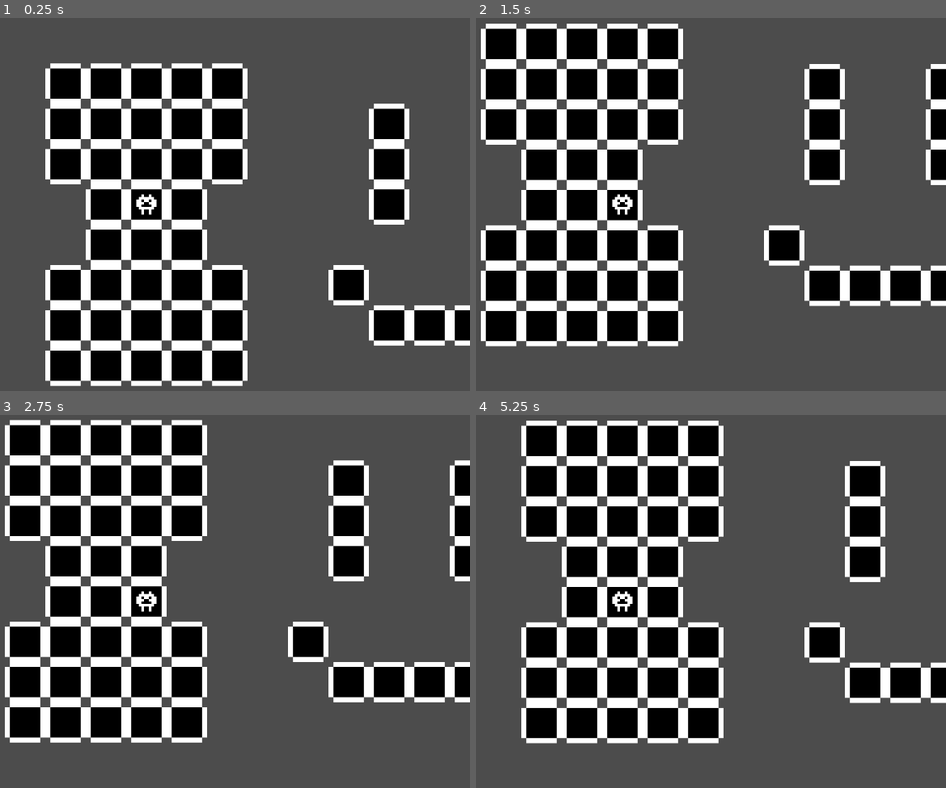
Above: before the commit, frames 1-4 (two rows, left to right).
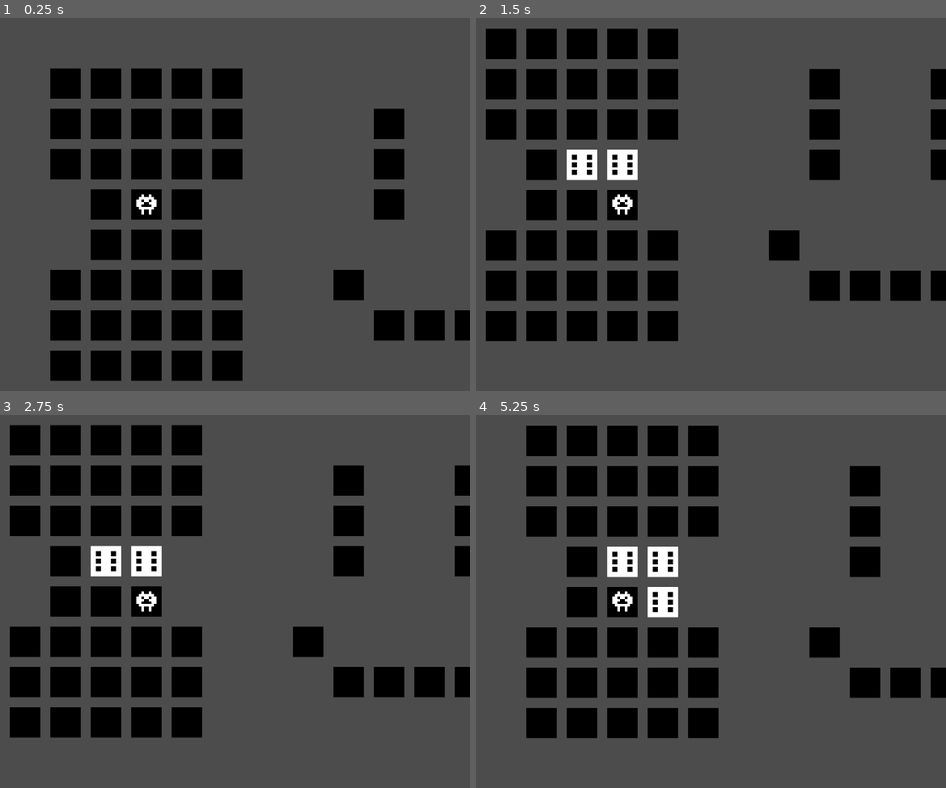
Above: after the commit, the same moments.

Repository: jservant/BoxesGD
Game: Godot game, scene res://proto.tscn
Same seed, same stepped clock (60 frames per second), same inputs: the game is played once before the commit and once after it.
Inputs:
- Up to frame 1 (0.25 s): no input
- Up to frame 2 (1.5 s): tap Enter at 0.5 s; hold D (right) 0.53-1.28 s; tap Space at 1.25 s; hold S (down) from 1.28 s (still down)
- Up to frame 3 (2.75 s): tap Enter at 2 s; release S (down) at 2.03 s; hold D (right) from 2.03 s (still down)
- Up to frame 4 (5.25 s): tap Space at 2.75, 4.25 s; release D (right) at 2.78 s; hold W (up) 2.78-3.53 s; tap Enter at 3.5 s; hold A (left) 3.53-5.03 s; hold S (down) from 5.03 s (still down)

The runs differ from the first frame. In frame 1, 16% of the frame differs, in the area x 9-100%, y 12-99%; in frame 2, 18%, in the area x 1-100%, y 1-89%; in frame 3, 18%; in frame 4, 18%.
Error after the commit: Parse Error: Too few arguments for "set_cell()" call. Expected at least 3. (res://TileMap.gd:4)

Commit message:
Tile burning in progress
Game doesn't work but I have a headache so I'll do this in a bit

Diff:
--- a/Player.gd
+++ b/Player.gd
@@ -5,28 +5,29 @@
 
 """
 TODO:
-	- Fix bump function
-	- Find a way to make walls work. Try to avoid obstacles like the tutorial and instead do a ray cast
-	or something to bump like in the original
+	- Implement tile burning
+	- Make burning work by decreasing the tile value every time the player moves.
 	- Make tweening/animation work the way you want it (polish)
 """
 
 func _process(_delta): #update
 
-	global_position = lerp(global_position, iPos, _delta * 20)
+	global_position = lerp(global_position, iPos, _delta * 20) # movement lerp
 
 	if Input.is_action_just_pressed("down"):
-		check_then_move(iPos.x, iPos.y + 64)
+		check_then_move(Grid.world_to_map(iPos), iPos.x, iPos.y + 64)
 	if Input.is_action_just_pressed("up"):
-		check_then_move(iPos.x, iPos.y - 64)
+		check_then_move(Grid.world_to_map(iPos), iPos.x, iPos.y - 64)
 	if Input.is_action_just_pressed("right"):
-		check_then_move(iPos.x + 64, iPos.y)
+		check_then_move(Grid.world_to_map(iPos), iPos.x + 64, iPos.y)
 	if Input.is_action_just_pressed("left"):
-		check_then_move(iPos.x - 64, iPos.y)
+		check_then_move(Grid.world_to_map(iPos), iPos.x - 64, iPos.y)
 
-func check_then_move(cx, cy):
-	var gridPos = Grid.world_to_map(Vector2(cx, cy))
-	print("gridPos: ", gridPos)
-	print("Tilemap value: ", Grid.get_cellv(gridPos))
-	if Grid.get_cellv(gridPos) != -1:
+func check_then_move(gridPos, cx, cy):
+	var newGridPos = Grid.world_to_map(Vector2(cx, cy))
+	print("newGridPos: ", newGridPos)
+	print("old GridPos: ", gridPos)
+	print("Tilemap value: ", Grid.get_cellv(newGridPos))
+	if Grid.get_cellv(newGridPos) != -1: # if tile isn't empty, commit move
 		iPos = Vector2(cx, cy)
+		Grid.set_cell(gridPos.x, gridPos.y, 13)
--- /dev/null
+++ b/TileMap.gd
@@ -0,0 +1,16 @@
+extends TileMap
+
+func _process(delta):
+	if get_used_cells_by_id(13): set_cell(12)
+#			13: # 6
+#				Grid.set_cell(12)
+#			12: # 5
+#				Grid.set_cell(11)
+#			11: # 4
+#				Grid.set_cell(10)
+#			10: # 3
+#				Grid.set_cell(9)
+#			9: # 2
+#				Grid.set_cell(8)
+#			8: # 1
+#				Grid.set_cell(7)
--- a/proto.tscn
+++ b/proto.tscn
@@ -1,7 +1,8 @@
-[gd_scene load_steps=4 format=2]
+[gd_scene load_steps=5 format=2]
 
 [ext_resource path="res://Sprites/dice.png" type="Texture" id=1]
 [ext_resource path="res://Player.tscn" type="PackedScene" id=2]
+[ext_resource path="res://TileMap.gd" type="Script" id=3]
 
 [sub_resource type="TileSet" id=1]
 0/name = "dice.png 0"
@@ -207,6 +208,7 @@
 tile_set = SubResource( 1 )
 format = 1
 tile_data = PoolIntArray( 65537, 0, 0, 65538, 0, 0, 65539, 0, 0, 65540, 0, 0, 65541, 0, 0, 131073, 0, 0, 131074, 0, 0,  …(574 unchanged characters)…
+script = ExtResource( 3 )
 
 [node name="Lad" parent="TileMap" instance=ExtResource( 2 )]
 position = Vector2( 224, 288 )
Binary file changed: Sprites/dice.aseprite
Binary file changed: Sprites/dice.png
